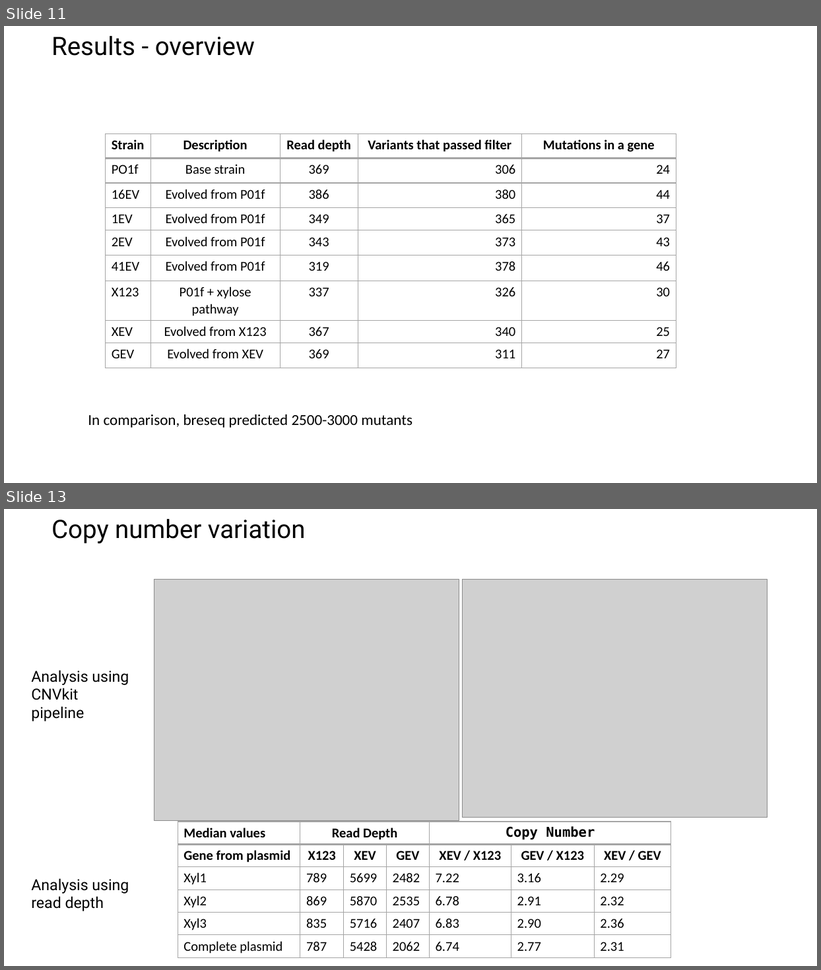
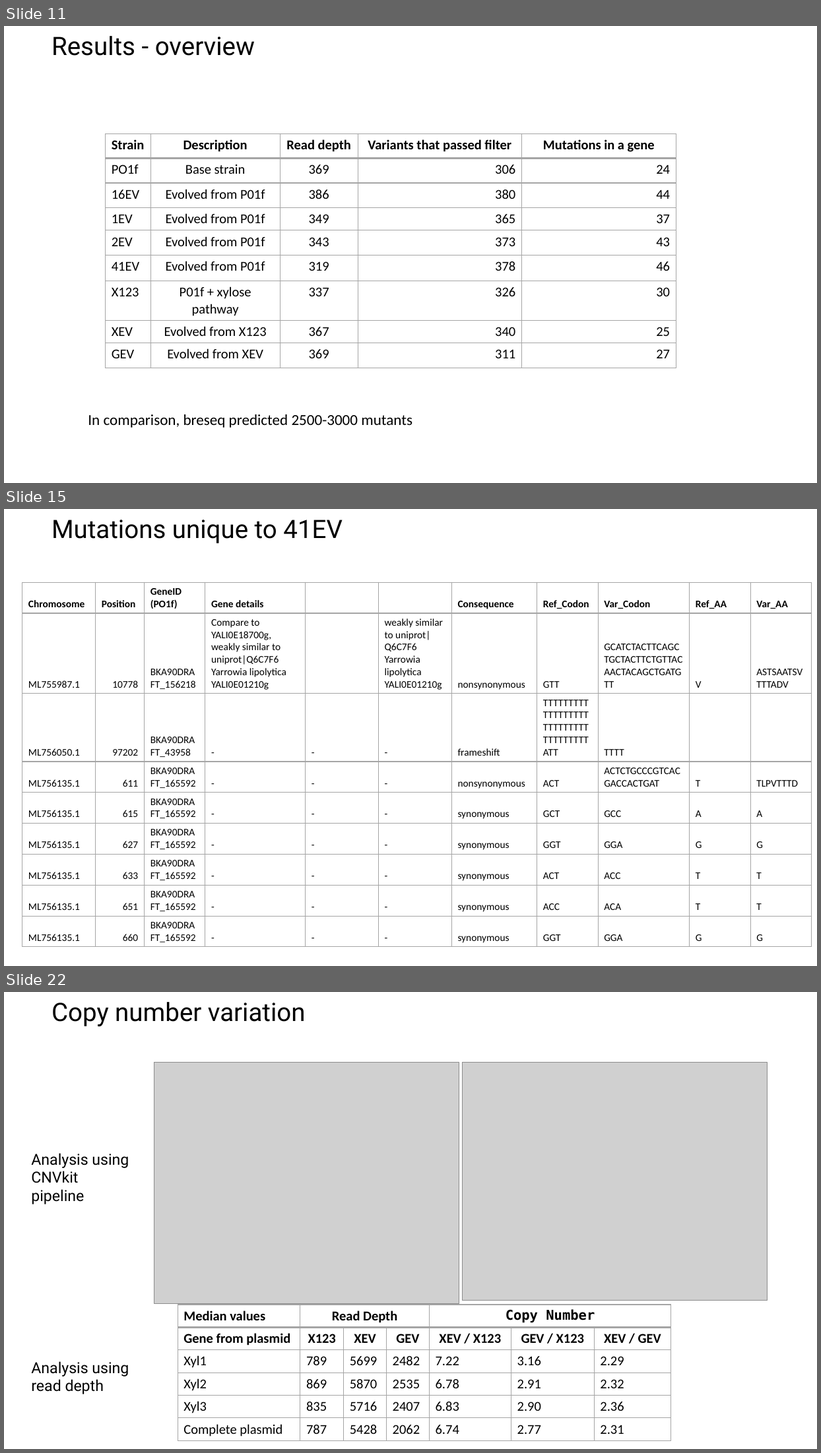
Before and after one commit to raogroupuiuc/yl_variantcalling, a slide deck: 20210511 Update - DNAseq YL.pptx. Shown one above the other, each under a label of ours: slides 11 and 13 before the commit, slides 11, 15 and 22 after it; the slides between them are not shown. The pictures are 821x970 and 821x1453 pixels, drawn with LibreOffice and Linux fonts; fonts in the diff are those of the drawing; grey boxes stand for pictures; background and template pictures are left out. Boxes give left, top, right and bottom in pixels: in the first picture for what was removed or moved away, otherwise in the second. Text is boxed around its words. In the diff, an @@ line names an element or a change of style, - is before the commit and + after.

Commit message:
added mutation location in CDS and updated ppt

```diff
--- a/20210511 Update - DNAseq YL.pptx
+++ b/20210511 Update - DNAseq YL.pptx
@@ slide 15 added at (x1=4, y1=509, x2=817, y2=966), background picture (left out) @@
@@ title added at (x1=52, y1=520, x2=343, y2=543), 30 pt, text #000000 @@
+Mutations unique to 41EV
@@ table added at (x1=22, y1=582, x2=812, y2=946), 9 rows, 11 columns @@
+Chromosome | Position | GeneID (PO1f) | Gene details |  |  | Consequence | Ref_Codon | Var_Codon | Ref_AA | Var_AA
+ML755987.1 | 10778 | BKA90DRAFT_156218 | Compare to YALI0E18700g, weakly similar to uniprot|Q6C7F6 Yarrowia lipolytica YALI0E01210g |  | weakly similar to uniprot|Q6C7F6 Yarrowia lipolytica YALI0E01210g | nonsynonymous | GTT | GCATCTACTTCAGCTGCTACTTCTGTTACAACTACAGCTGATGTT | V | ASTSAATSVTTTADV
+ML756050.1 | 97202 | BKA90DRAFT_43958 | - | - | - | frameshift | TTTTTTTTTTTTTTTTTTTTTTTTTTTTTTTTTTTTATT | TTTT |  | 
+ML756135.1 | 611 | BKA90DRAFT_165592 | - | - | - | nonsynonymous | ACT | ACTCTGCCCGTCACGACCACTGAT | T | TLPVTTTD
+ML756135.1 | 615 | BKA90DRAFT_165592 | - | - | - | synonymous | GCT | GCC | A | A
+ML756135.1 | 627 | BKA90DRAFT_165592 | - | - | - | synonymous | GGT | GGA | G | G
+ML756135.1 | 633 | BKA90DRAFT_165592 | - | - | - | synonymous | ACT | ACC | T | T
+ML756135.1 | 651 | BKA90DRAFT_165592 | - | - | - | synonymous | ACC | ACA | T | T
+ML756135.1 | 660 | BKA90DRAFT_165592 | - | - | - | synonymous | GGT | GGA | G | G
@@ what was slide 13 is now slide 22 @@
```
Also in this commit, not shown: 9 other slides added, 1 slide removed, 1 other file.
